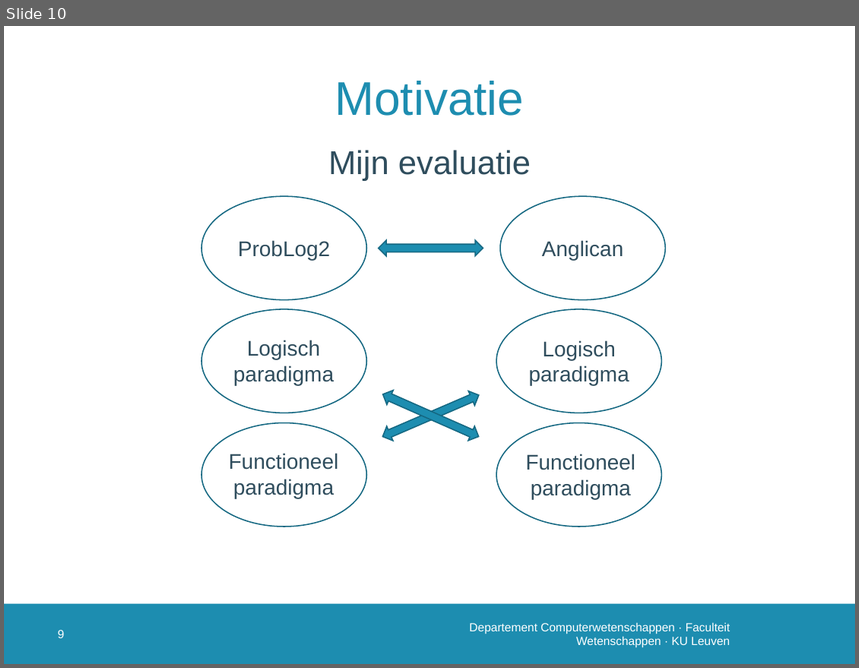
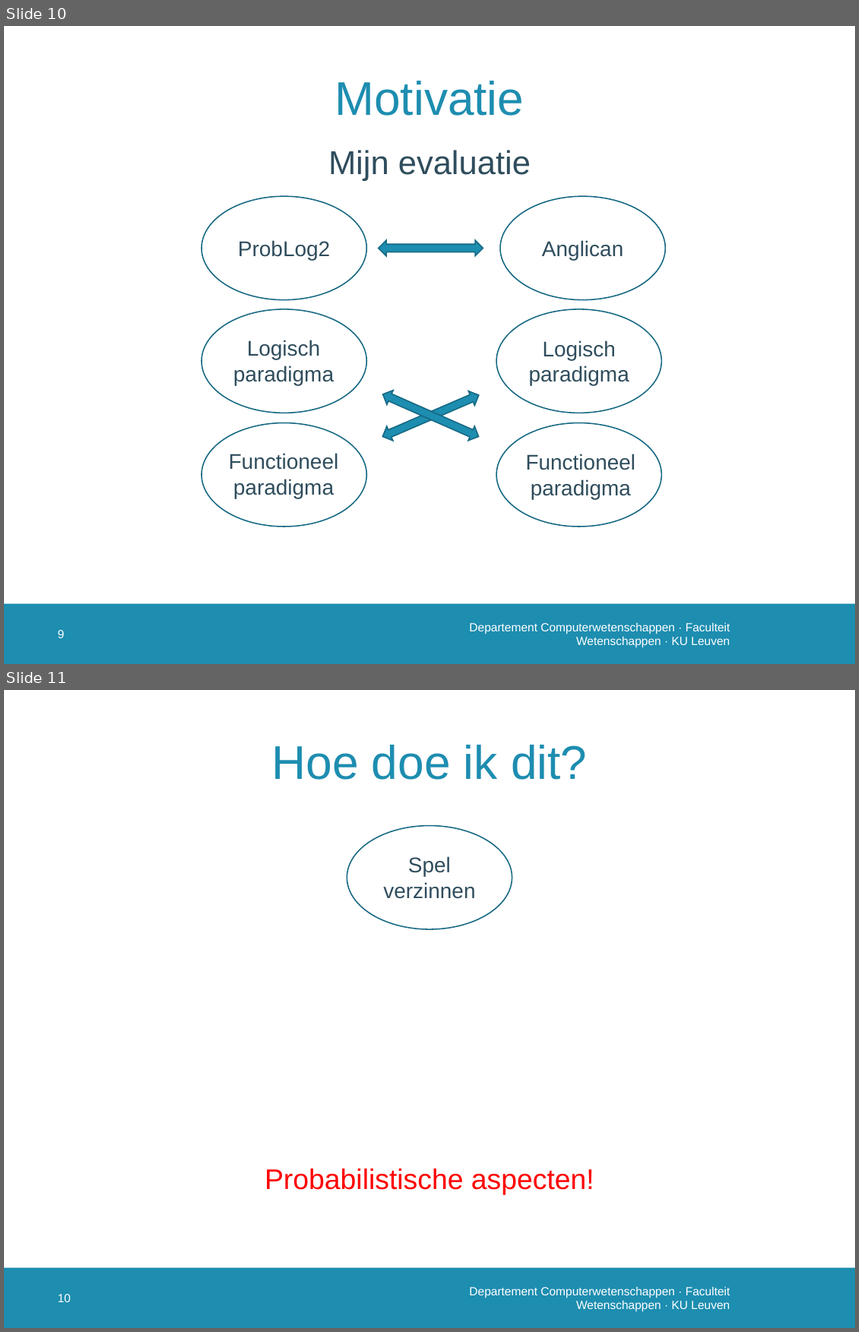
Before and after one commit to susverwimp/T208-Probabilistic-Programming-A-Case-Study, a slide deck: thesis/presentations/2 second/secondv2.pptx. Shown one above the other, each under a label of ours: slide 10 before the commit, slides 10 and 11 after it. The pictures are 859x668 and 859x1332 pixels, drawn with LibreOffice and Linux fonts; fonts in the diff are those of the drawing; background and template pictures are left out. Boxes give left, top, right and bottom in pixels: in the first picture for what was removed or moved away, otherwise in the second. Text is boxed around its words. In the diff, an @@ line names an element or a change of style, - is before the commit and + after.

```diff
--- a/thesis/presentations/2 second/secondv2.pptx
+++ b/thesis/presentations/2 second/secondv2.pptx
@@ slide 11 added at bbox=[4, 690, 855, 1328], background #FFFFFF; not listed: 1 template element that a slide beside it also shows @@
@@ title added at bbox=[272, 745, 587, 780], 40 pt, text #1D8DB0 @@
+Hoe doe ik dit?
@@ ellipse added at bbox=[347, 825, 512, 929], outline #156882 1 pt @@
@@ text added at bbox=[383, 856, 475, 899], 18 pt, text #2F4D5D @@
+Spel verzinnen
@@ text added at bbox=[265, 1169, 595, 1195], 24 pt, text #FF0000 @@
+Probabilistische aspecten!
@@ page number added at bbox=[58, 1294, 71, 1303], 10 pt, text #FFFFFF @@
+10
@@ text added at bbox=[469, 1287, 731, 1312], 10 pt, text #FFFFFF @@
+Departement Computerwetenschappen · Faculteit Wetenschappen · KU Leuven
```
Also in this commit, not shown: 9 slides changed, 3 other slides added, 2 slides removed.
